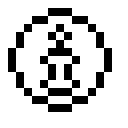
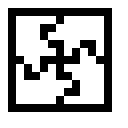
Two versions of the same layered image (128 × 128). Layer-by-layer changes:
added layer "Components" above "About" over left=8, top=8, right=112, bottom=112
hid "About" over left=8, top=8, right=112, bottom=112
